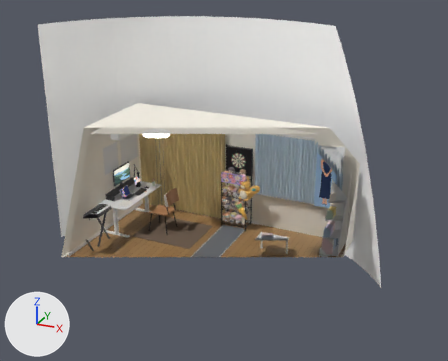
A saved change to the Blender file assets/room/room-v2.blend.
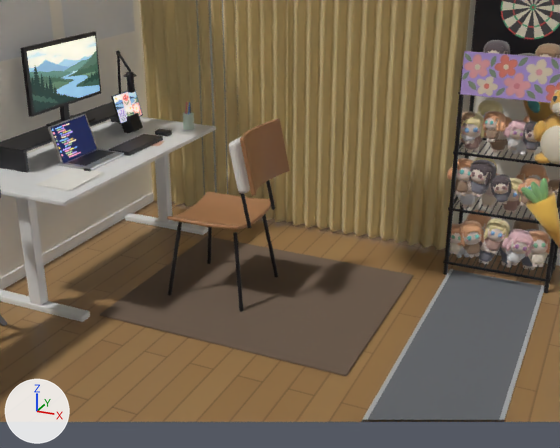
Old and new are each drawn whole from a 50 mm camera at (5.8, -10.04, 6.34) aimed at (0.96, 0.6, 1.52) and again close up from a 50 mm camera at (1.34, -2.76, 2.06) aimed at (-0.31, 0.87, 0.41). Arrows for +X, +Y and +Z are at lower left; the lights stay in place. The first two pictures are the older version. Everything nearer to the camera than a plane just in front of the edit is cut away.

Objects in the first close-up: 'Balcony curtain left', 'Balcony curtain right', 'Chair back rod 1', 'Chair back rod 2', 'Chair backrest', 'Chair cushion', 'Chair leg 1', 'Chair leg 2', 'Chair leg 3', 'Chair leg 4', 'Chair seat', 'Darts mat', 'Darts stand floral banner', 'Desk rug', 'Desk top', 'Floor', 'Monitor screen image', 'Poster group', 'Poster notes', 'Room shell' and 146 more.
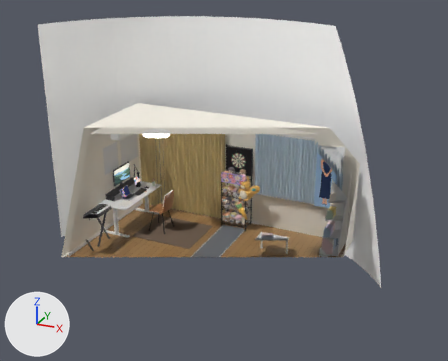
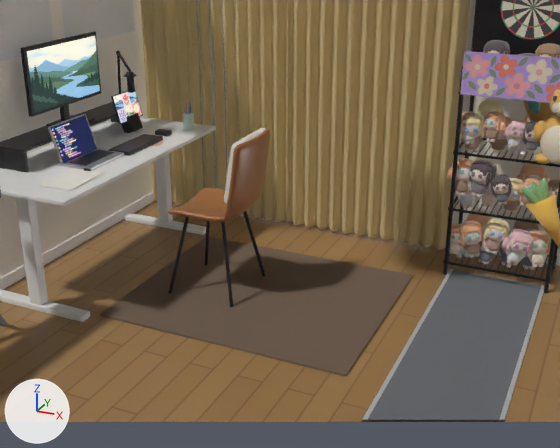
Commit message: feat(room): one-piece leather shell chair modelled from the photo

Where the change shows, as pixel boxes [x1, y1, x2, y2] in the close-ups (560 x 448 px):
'Chair shell', added (brown): after [167, 129, 270, 222]
'Chair backrest', deleted (orange): before [240, 119, 290, 196]
'Chair seat', deleted (orange): before [167, 191, 275, 229]
'Chair cushion', moved, turned, rescaled: before [229, 137, 250, 194]; after [224, 128, 265, 204]
'Chair leg 3', moved, turned, rescaled: before [233, 232, 243, 312]; after [221, 221, 234, 307]
'Chair leg 1', moved, turned, rescaled: before [168, 222, 182, 295]; after [168, 216, 189, 293]
'Chair leg 4', moved, turned, rescaled (mostly hidden): before [262, 215, 278, 278]; after [243, 211, 266, 277]
'Chair leg 2', moved, turned, rescaled: before [207, 227, 212, 264]; after [205, 221, 210, 265]
'Chair back rod 1', deleted: before [240, 193, 251, 228]
'Chair back rod 2', deleted: before [266, 180, 275, 210]

The change, as a diff of the scene's bpy script:
```diff
--- a/assets/room/room-v2.blend.py
+++ b/assets/room/room-v2.blend.py
@@ mat_tan_leather @@
 mat_tan_leather = principled_material('Tan leather')
-mat_tan_leather.base_color = (0.45, 0.22, 0.1)  # orange #b38159
-mat_tan_leather.roughness = 0.45
+mat_tan_leather.base_color = (0.42, 0.18, 0.07)  # brown #ad764b
+mat_tan_leather.roughness = 0.35
@@ ob_chair_leg_1 @@
 ob_chair_leg_1 = bpy.data.objects.new('Chair leg 1', me_cylinder_004)
-ob_chair_leg_1.location = (-0.82, 0.58, 0.22)
-ob_chair_leg_1.rotation_euler = (2.951, 0.0, -0.785)  # degrees (169, 0, -45)
+ob_chair_leg_1.location = (-0.815, 0.615, 0.235)
+ob_chair_leg_1.rotation_euler = (2.877, 0.0, -0.785)  # degrees (165, 0, -45)
+ob_chair_leg_1.scale = (0.9, 0.9, 1.09)
@@ ob_chair_leg_2 @@
 ob_chair_leg_2 = bpy.data.objects.new('Chair leg 2', me_cylinder_005)
-ob_chair_leg_2.location = (-0.82, 0.98, 0.22)
-ob_chair_leg_2.rotation_euler = (-0.191, 3.142, 0.785)  # degrees (-11, 180, 45)
+ob_chair_leg_2.location = (-0.815, 0.945, 0.235)
+ob_chair_leg_2.rotation_euler = (-0.264, 3.142, 0.785)  # degrees (-15, 180, 45)
+ob_chair_leg_2.scale = (0.9, 0.9, 1.09)
@@ ob_chair_leg_3 @@
 ob_chair_leg_3 = bpy.data.objects.new('Chair leg 3', me_cylinder_006)
-ob_chair_leg_3.location = (-0.42, 0.58, 0.22)
-ob_chair_leg_3.rotation_euler = (2.951, 0.0, 0.785)  # degrees (169, 0, 45)
+ob_chair_leg_3.location = (-0.505, 0.615, 0.235)
+ob_chair_leg_3.rotation_euler = (2.877, 0.0, 0.785)  # degrees (165, 0, 45)
+ob_chair_leg_3.scale = (0.9, 0.9, 1.09)
@@ ob_chair_leg_4 @@
 ob_chair_leg_4 = bpy.data.objects.new('Chair leg 4', me_cylinder_007)
-ob_chair_leg_4.location = (-0.42, 0.98, 0.22)
-ob_chair_leg_4.rotation_euler = (-0.191, -3.142, -0.785)  # degrees (-11, -180, -45)
+ob_chair_leg_4.location = (-0.505, 0.945, 0.235)
+ob_chair_leg_4.rotation_euler = (-0.264, -3.142, -0.785)  # degrees (-15, -180, -45)
+ob_chair_leg_4.scale = (0.9, 0.9, 1.09)
@@ ob_chair_back_rod_1 @@
-ob_chair_back_rod_1 = bpy.data.objects.new('Chair back rod 1', me_cylinder_008)
@@ ob_chair_back_rod_2 @@
-ob_chair_back_rod_2 = bpy.data.objects.new('Chair back rod 2', me_cylinder_009)
@@ ob_chair_backrest @@
-ob_chair_backrest = bpy.data.objects.new('Chair backrest', me_grid_001)
@@ ob_chair_seat @@
-ob_chair_seat = bpy.data.objects.new('Chair seat', me_grid_002)
@@ ob_chair_cushion @@
 ob_chair_cushion = bpy.data.objects.new('Chair cushion', me_cube_335)
-ob_chair_cushion.location = (-0.43, 0.78, 0.8)
-ob_chair_cushion.rotation_euler = (0.0, -0.209, 0.0)  # degrees (0, -12, 0)
+ob_chair_cushion.location = (-0.465, 0.78, 0.76)
+ob_chair_cushion.rotation_euler = (0.0, 0.175, 0.0)  # degrees (0, 10, 0)
+ob_chair_cushion.scale = (1.0, 1.0, 1.25)
 _m = ob_chair_cushion.modifiers.new('Pillow', 'BEVEL')
@@ ob_chair_shell @@
+ob_chair_shell = bpy.data.objects.new('Chair shell', me_chair_shell)  # 90 vertices, 72 faces; spans x -0.86..-0.38, y 0.565..0.995, z 0.455..0.93; in mat_tan_leather (brown #ad764b); modifiers SOLIDIFY, SUBSURF
+ob_chair_shell.location = (0.0, 0.0, 0.0)
```
